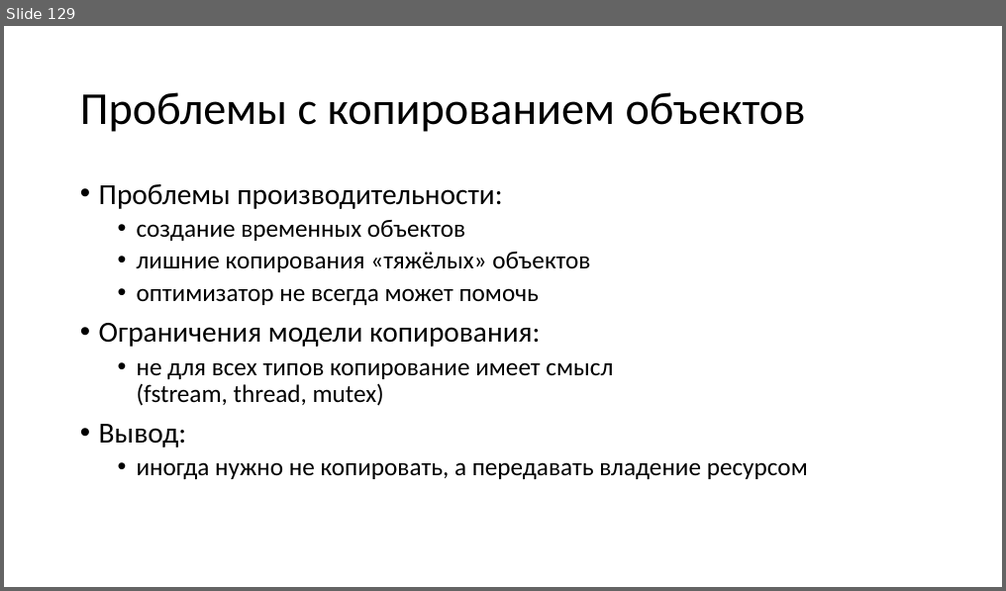
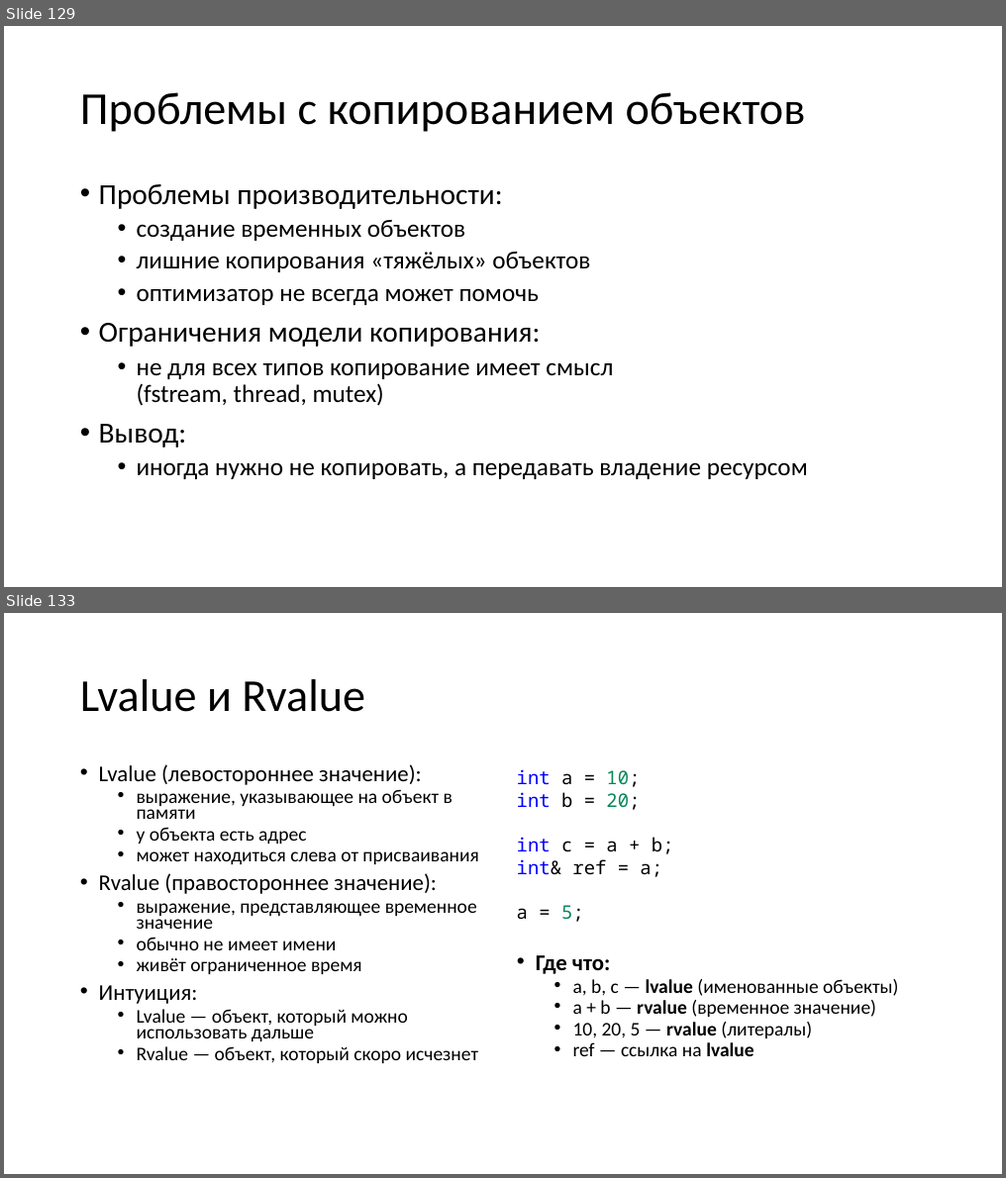
Before and after one commit to alexey-malov/oop, a slide deck: lectures/02/Основы ООП.pptx. Shown one above the other, each under a label of ours: slide 129 before the commit, slides 129 and 133 after it; the slides between them are not shown. The pictures are 1006x591 and 1006x1178 pixels, drawn with LibreOffice and Linux fonts; fonts in the diff are those of the drawing. Boxes give left, top, right and bottom in pixels: in the first picture for what was removed or moved away, otherwise in the second. Text is boxed around its words. In the diff, an @@ line names an element or a change of style, - is before the commit and + after.

```diff
--- a/lectures/02/Основы ООП.pptx
+++ b/lectures/02/Основы ООП.pptx
@@ slide 133 added at (4, 613, 1002, 1174), background #FFFFFF @@
@@ title added at (80, 679, 365, 712), 44 pt, text #000000 @@
+Lvalue и Rvalue
@@ text added at (99, 764, 478, 1063), 18.6 pt, text #000000 @@
+• Lvalue (левостороннее значение):
+  • выражение, указывающее на объект в памяти
+  • у объекта есть адрес
+  • может находиться слева от присваивания
+• Rvalue (правостороннее значение):
+  • выражение, представляющее временное значение
+  • обычно не имеет имени
+  • живёт ограниченное время
+• Интуиция:
+  • Lvalue — объект, который можно использовать дальше
+  • Rvalue — объект, который скоро исчезнет
@@ text added at (517, 769, 674, 922), 18 pt, text #000000 @@
+int a = 10;
+int b = 20;
+int c = a + b;
+int& ref = a;
+a = 5;
@@ text added at (536, 956, 898, 1057), 18.6 pt, text #000000 @@
+• Где что:
+  • a, b, c — lvalue (именованные объекты)
+  • a + b — rvalue (временное значение)
+  • 10, 20, 5 — rvalue (литералы)
+  • ref — ссылка на lvalue
```
Also in this commit, not shown: 14 slides changed, 10 other slides added, 11 slides removed.
